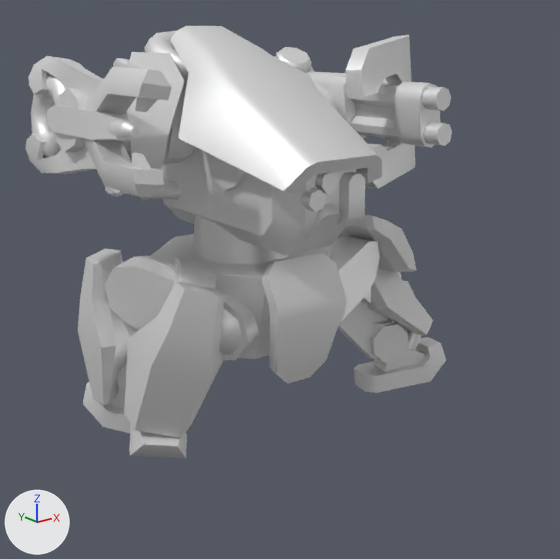
Before and after pictures for a commit that changed the glTF model legkark.glb.
One viewpoint serves both versions: a 50 mm camera at (-37.7, -52.7, 31.0) aimed at (3.7, -1.0, 10.3). Lighting does not change. The marker at lower left points along +X, +Y and +Z. The first picture is the older version.

Names of what the first picture shows: 'armorbrleg', 'armorflleg', 'armorfrleg', 'armortorso', 'base', 'blfoot', 'blthigh', 'brfoot', 'brthigh', 'flfoot', 'flthigh', 'frfoot', 'frthigh', 'lbarrel', 'lsleeve', 'rsleeve', 'torso' and 10 more.
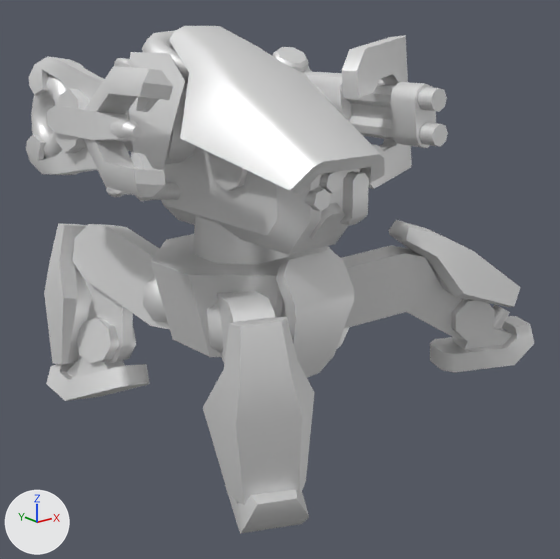
ob_torsopivot is not drawn itself; it is the parent of ob_torso.

The edits, one by one:
Object 'base' (ob_base) turns from (0, 0, -3.9) to (0, 0, 3.9) degrees about x, y and z.
Object 'blthigh' (ob_blthigh) turns from (-12, 30, -17) to (7.6, 30, 17) degrees about x, y and z.
Object 'blfoot' (ob_blfoot) turns from (1.6, 10, -5) to (3.1, 10, 4.7) degrees about x, y and z.
Object 'brthigh' (ob_brthigh) turns from (17, 2.8, 68) to (-13, 7.8, -69) degrees about x, y and z.
Object 'brfoot' (ob_brfoot) turns from (-6.9, 14, 1.9) to (-7.2, 14, -1.5) degrees about x, y and z.
Object 'flthigh' (ob_flthigh) turns from (3.8, 4.9, 26) to (-0.2, 5.6, -27) degrees about x, y and z.
Object 'flfoot' (ob_flfoot) turns from (-1.4, 28, 3.1) to (-4.3, 27, -3.2) degrees about x, y and z.
Object 'frthigh' (ob_frthigh) turns from (3.1, -1.7, -59) to (-2.6, -2, 59) degrees about x, y and z.
Object 'frfoot' (ob_frfoot) turns from (1.1, 28, -2.2) to (3.2, 28, 2.2) degrees about x, y and z.
Object 'torsopivot' (ob_torsopivot) turns from (0, 0, 2.9) to (0, 0, -2.9) degrees about x, y and z.
Object 'lsleeve' (ob_lsleeve) turns from (0, 0, 1) to (0, 0, -1) degrees about x, y and z.
Object 'rsleeve' (ob_rsleeve) turns from (0, 0, 0.9) to (0, 0, -0.9) degrees about x, y and z.

Location of each change, (x1, y1, x2, y2) in pixels of the pictures (560 x 559 px):
'armortorso', turned
    before: (170, 26, 382, 195)
    after: (169, 26, 385, 194)
'armorfrleg', turned
    before: (78, 249, 130, 405)
    after: (203, 317, 315, 505)
'base', turned
    before: (151, 234, 346, 384)
    after: (151, 234, 354, 378)
'torso', turned
    before: (129, 47, 365, 264)
    after: (131, 44, 369, 264)
'armorbrleg', turned
    before: (124, 282, 225, 438)
    after: (44, 224, 92, 364)
'rsleeve', turned
    before: (26, 56, 172, 197)
    after: (26, 56, 173, 197)
'brthigh', turned
    before: (173, 258, 217, 289)
    after: (73, 224, 170, 329)
'frthigh', turned
    before: (104, 255, 259, 360)
    after: (207, 291, 275, 362)
'armorflleg', turned
    before: (341, 214, 416, 272)
    after: (388, 220, 521, 307)
'flthigh', turned
    before: (329, 236, 380, 324)
    after: (341, 245, 435, 329)
'brfoot', turned
    before: (129, 425, 187, 458)
    after: (46, 318, 150, 401)
'flfoot', turned (mostly hidden before)
    before: (372, 272, 415, 331)
    after: (430, 298, 534, 372)
'lbarrel', turned
    before: (348, 81, 452, 148)
    after: (344, 82, 448, 148)
'armorlsleeve', turned
    before: (345, 35, 416, 189)
    after: (342, 35, 412, 189)
'blfoot', turned (mostly hidden afterwards)
    before: (354, 323, 446, 393)
    after: (337, 327, 350, 349)
'frfoot', turned
    before: (83, 364, 131, 433)
    after: (225, 485, 309, 534)
'armorrshoulder', turned
    before: (126, 52, 184, 169)
    after: (128, 52, 185, 169)
'armorblleg', turned (not visible afterwards)
    before: (367, 268, 433, 336)
'lsleeve', turned
    before: (274, 47, 366, 138)
    after: (273, 47, 352, 121)
'brleg', turned (not visible before)
    after: (85, 280, 133, 363)
'flleg', turned (mostly hidden before)
    before: (361, 288, 371, 304)
    after: (407, 275, 491, 340)
'heatraycoil', turned
    before: (31, 73, 66, 158)
    after: (31, 74, 66, 159)
'blleg', turned (not visible afterwards)
    before: (338, 301, 404, 362)
'torsocoil', turned
    before: (144, 31, 189, 82)
    after: (142, 30, 189, 83)
'armorlshoulder', turned (mostly hidden)
    before: (273, 56, 317, 89)
    after: (285, 64, 310, 81)
'frleg', turned (not visible afterwards)
    before: (122, 320, 140, 365)
'rshoulder', turned (mostly hidden)
    before: (123, 112, 131, 151)
    after: (123, 111, 132, 151)
'blthigh', turned (not visible afterwards)
    before: (349, 304, 358, 314)
